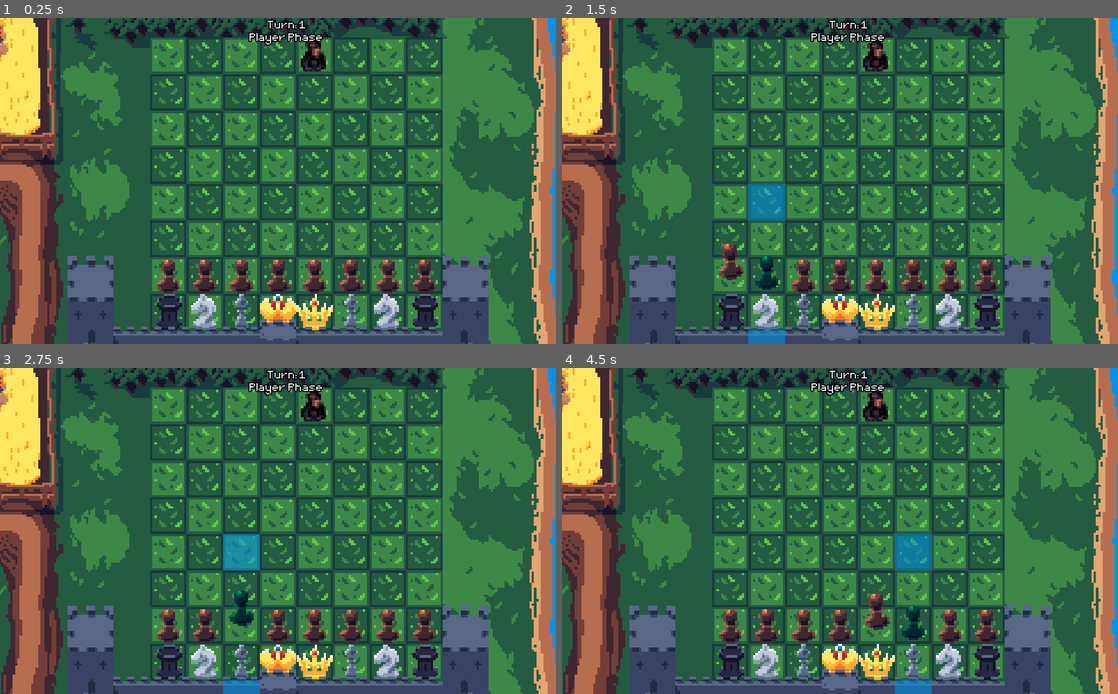
Above: before the commit, frames 1-4 (two rows, left to right).
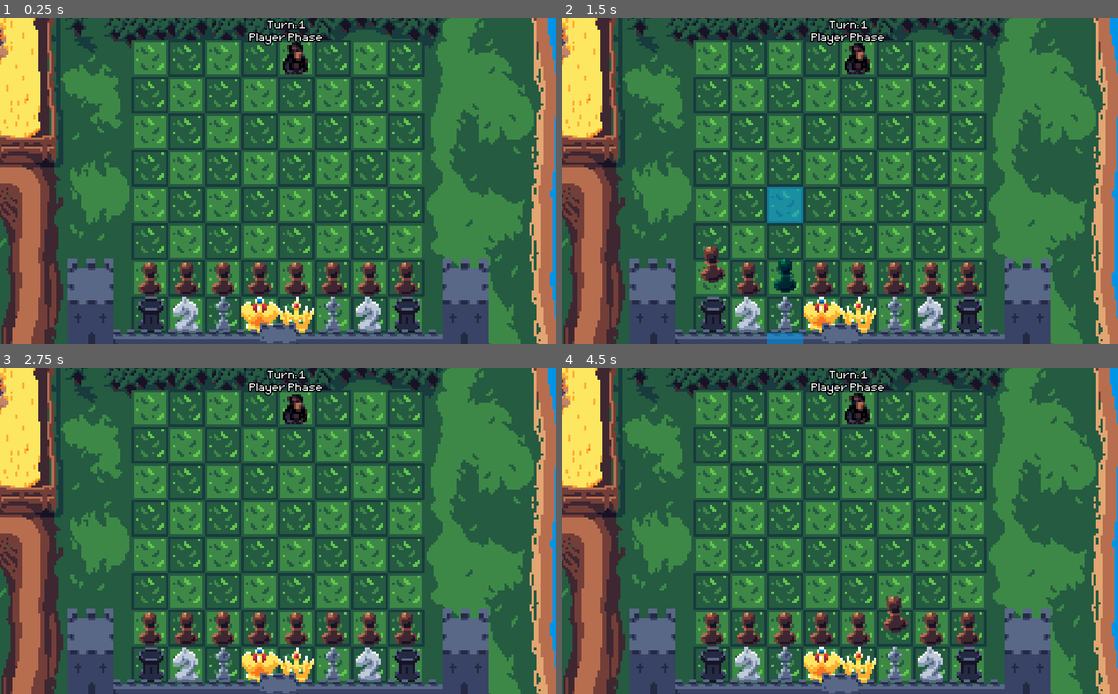
Above: after the commit, the same moments.

Repository: stealthio/Kings-Pawn
Game: Godot game, scene res://Game.tscn
Same seed, same stepped clock (60 frames per second), same inputs: the game is played once before the commit and once after it.
Inputs (mouse positions are in pixels of both pictures, inside the frame that each line leads up to):
- Up to frame 1 (0.25 s): no input
- Up to frame 2 (1.5 s): move the mouse to (728, 275) at 0.52 s; click (728, 275) at 0.6 s; move the mouse to (767, 275) at 1.27 s; click (767, 275) at 1.35 s
- Up to frame 3 (2.75 s): move the mouse to (239, 625) at 2.02 s; click (239, 625) at 2.1 s
- Up to frame 4 (4.5 s): move the mouse to (840, 625) at 2.77 s; click (840, 625) at 2.85 s; move the mouse to (878, 625) at 3.52 s; click (878, 625) at 3.6 s; move the mouse to (912, 625) at 4.27 s; click (912, 625) at 4.35 s

The runs differ from the first frame. In frame 1, 41% of the frame differs, in the area x 0-100%, y 0-100%; in frame 2, 41%; in frame 3, 41%; in frame 4, 41%.

Commit message:
Addition of @Todo's

Diff:
--- a/Game.tscn
+++ b/Game.tscn
@@ -1900,12 +1900,12 @@
 anims/RESET = SubResource( 30 )
 
 [node name="Background" type="Sprite" parent="Board"]
-position = Vector2( 224, 250 )
+position = Vector2( 256, 250 )
 z_index = -1
 texture = ExtResource( 13 )
 
 [node name="BackgroundOverlay" type="Sprite" parent="Board"]
-position = Vector2( 224, 250 )
+position = Vector2( 256, 250 )
 z_index = 10
 texture = ExtResource( 6 )
 
@@ -1915,7 +1915,7 @@
 spawn_count = Vector2( 1, 3 )
 
 [node name="Camera2D" type="Camera2D" parent="."]
-position = Vector2( 512, 301 )
+position = Vector2( 544, 296 )
 current = true
 zoom = Vector2( 0.95, 0.95 )
 script = ExtResource( 15 )
--- a/Scripts/Helper.gd
+++ b/Scripts/Helper.gd
@@ -81,18 +81,19 @@
 			movement_vector = Vector2(0,tmp_movement.y)
 			possible_positions.append_array(_get_positions_from_vec(origin_pos, movement_vector, grid_size))
 		# adds infinite movement in the given directions
+		# @TODO endless needs to be broken down into the directions to be able to break in all directions on enemy/friendly contact
 		if endless:
 			var counter = 2
+			var pos_check
 			while counter <= 8:
 				possible_positions.append_array(_get_positions_from_vec(origin_pos, movement_vector*counter, grid_size))
 				if inversion:
 					movement_vector =Vector2(movement_vector.y, movement_vector.x)
 					possible_positions.append_array(_get_positions_from_vec(origin_pos, movement_vector*counter, grid_size))
 				counter += 1
-
+				#if check_position(origin_pos+(movement_vector*counter)*grid_size) != cell_content.FREE:
+				#	break
 		possible_positions= _remove_duplicates_from_array(possible_positions)
-
-
 		for pos in possible_positions:
 			var s = preload("res://Scenes/AvailableCell.tscn").instance()
 			temporary_cells.append(s)
@@ -100,7 +101,6 @@
 			get_gamemanager().add_child(s)
 			s.global_position = pos
 			s.check_position(only_on_enemy)
-
 # check if a position is free
 # returns 0 if free
 # 1 if ally
